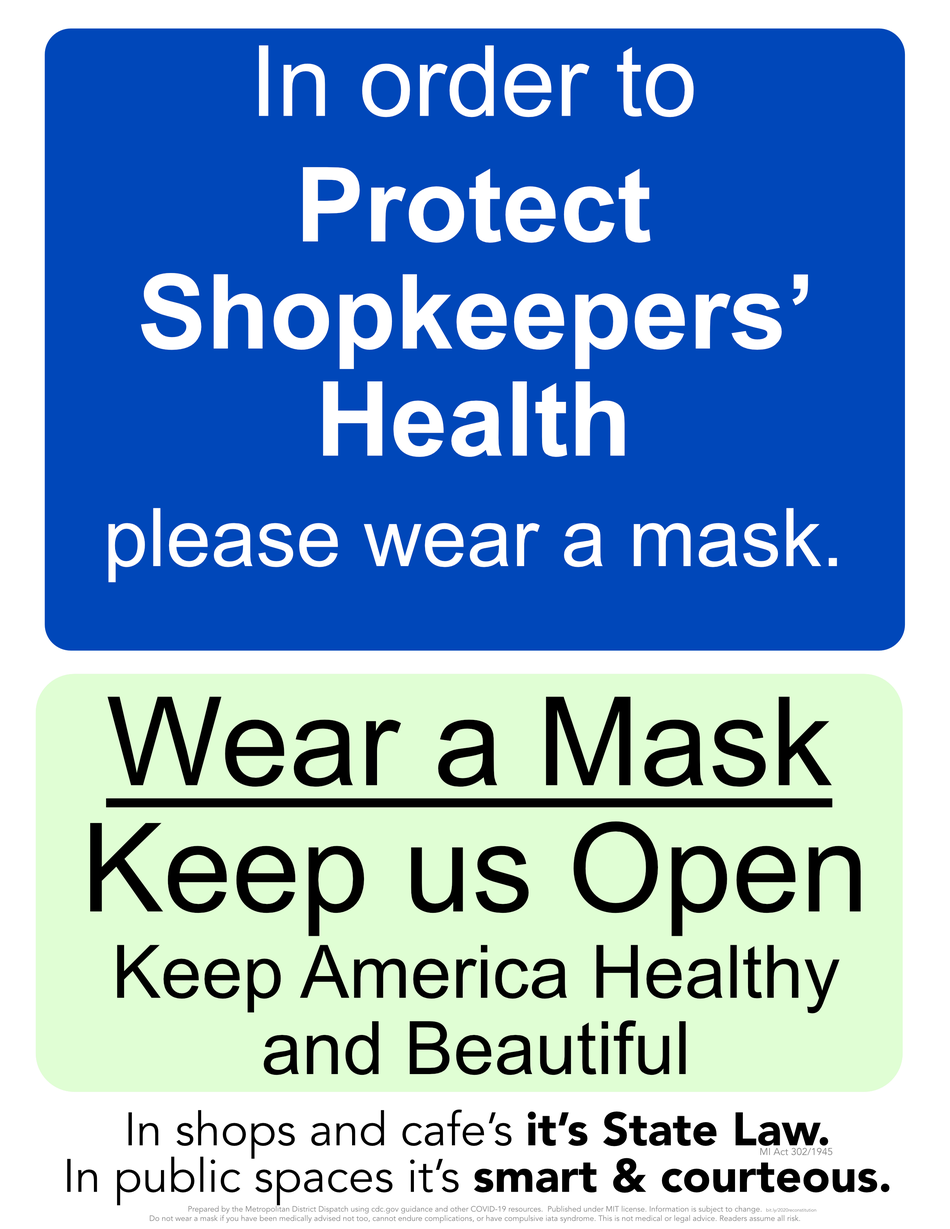
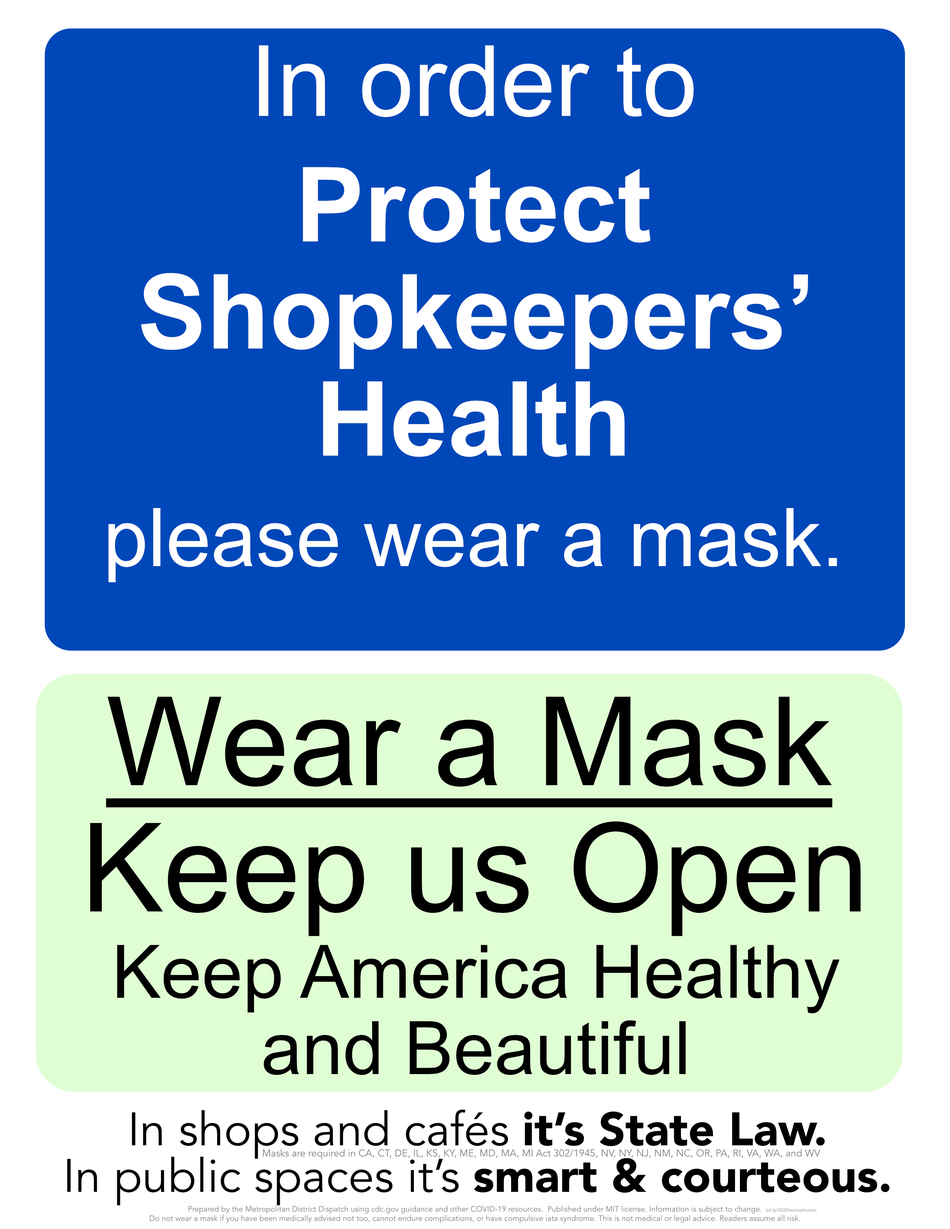
The second 950×1229 image is a revision of the first. Changes to its layers:
painted on (unnamed layer) (6th of 15, in (unnamed layer)) over [262,1148,833,1160]
painted on (unnamed layer) (7th of 15, in (unnamed layer)) over [128,1109,829,1160]
